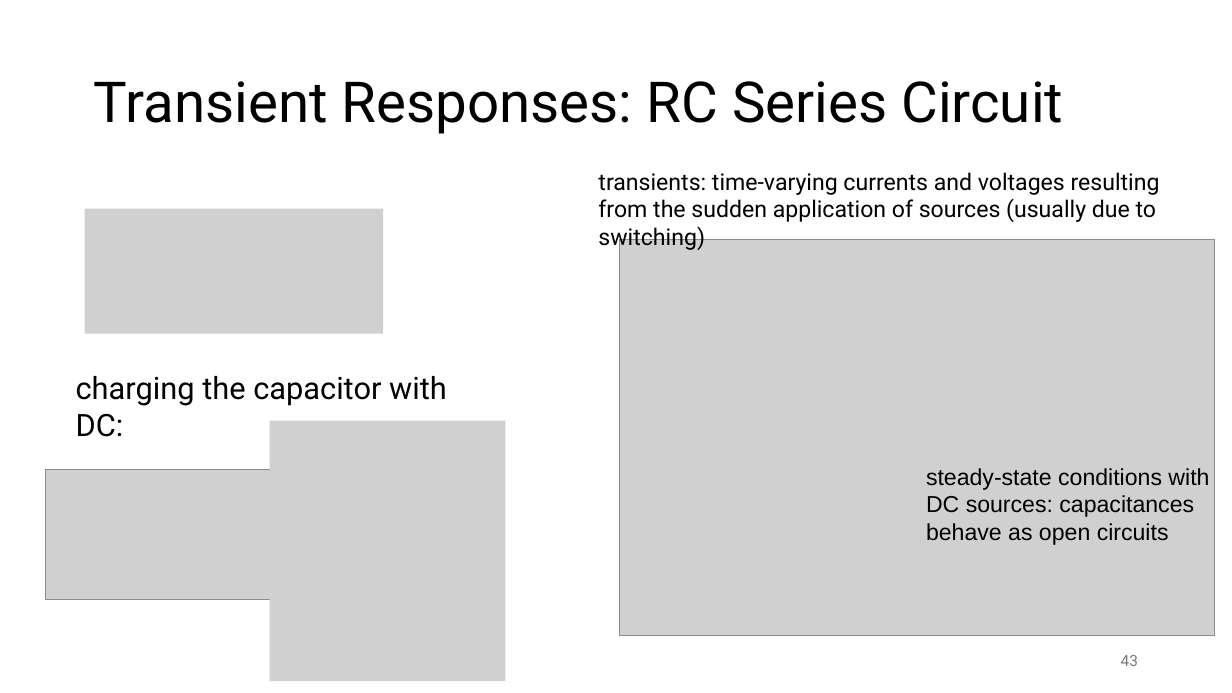
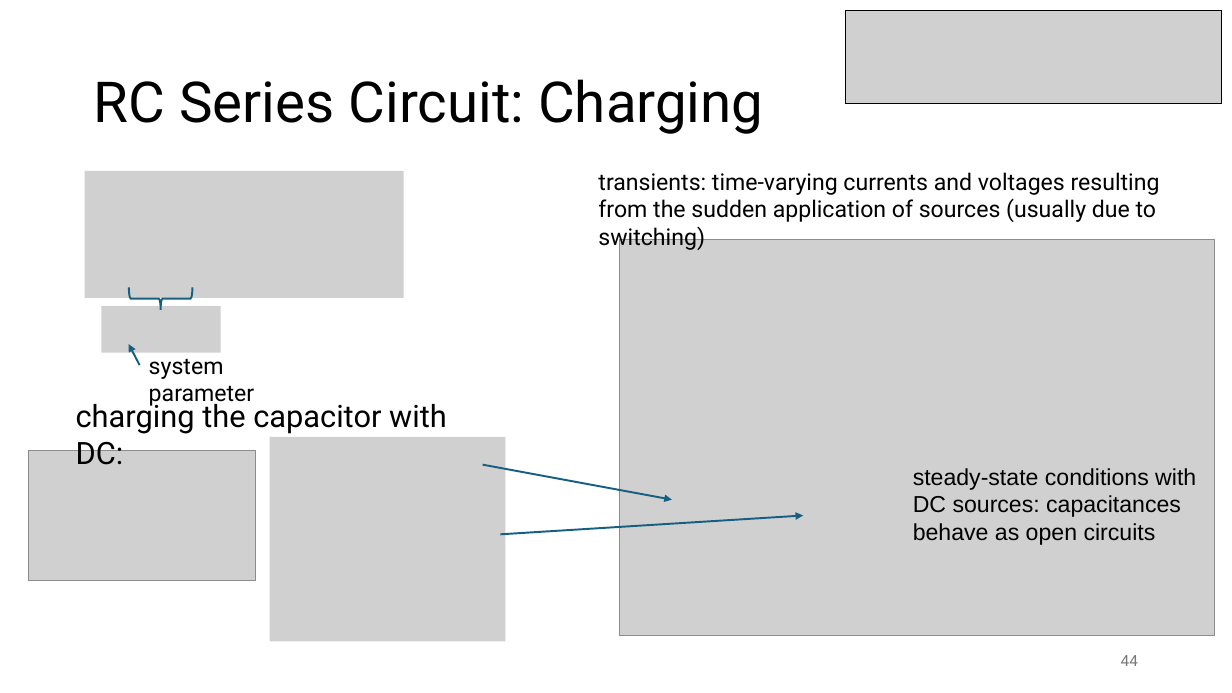
Before and after one commit to FelixWick/intro_electrical_eng, a slide deck: slide 44 of slides/3_EMfields.pptx (slide 43 before the commit). Drawn at 1232x693 pixels with LibreOffice and Linux fonts; fonts in the diff are those of the drawing; grey boxes stand for pictures. Boxes give left, top, right and bottom in pixels: in the first picture for what was removed or moved away, otherwise in the second. Text is boxed around its words. In the diff, an @@ line names an element or a change of style, - is before the commit and + after.

Commit message:
more on transients

```diff
--- a/slides/3_EMfields.pptx
+++ b/slides/3_EMfields.pptx
@@ picture added at [846, 11, 1222, 104] @@
@@ title at [94, 79, 763, 134]: text changed @@
-Transient Responses: RC Series Circuit
+RC Series Circuit: Charging
@@ picture: place and size @@
-picture at [85, 209, 384, 334]
+picture at [85, 171, 404, 299]
@@ left brace added at [129, 288, 193, 310], outline #156082 1.5 pt @@
@@ picture added at [102, 306, 221, 352] @@
@@ arrow added from (140, 365) to (128, 344), #156082 1.5 pt @@
@@ text added at [149, 358, 255, 407], 18 pt, text #000000 @@
+system parameter
@@ text "charging the capacitor with DC:" rewrapped from [76, 376, 447, 437] to [76, 399, 447, 465] @@
@@ picture: place and size @@
-picture at [270, 421, 506, 681]
+picture at [270, 437, 506, 641]
@@ picture: place and size @@
-picture at [45, 470, 273, 600]
+picture at [28, 450, 255, 580]
@@ arrow added from (482, 465) to (672, 500), #156082 1.5 pt @@
@@ text "steady-state conditions with DC sources: ...": place and size @@
-text "steady-state conditions with DC sources: ..." at [926, 468, 1209, 545]
+text "steady-state conditions with DC sources: ..." at [913, 468, 1196, 545]
@@ arrow added from (500, 534) to (803, 516), #156082 1.5 pt @@
@@ page number at [1121, 655, 1138, 666]: text changed @@
-43
+44
```
Also in this commit, not shown: 2 other slides changed, 2 slides added, 1 other file.
